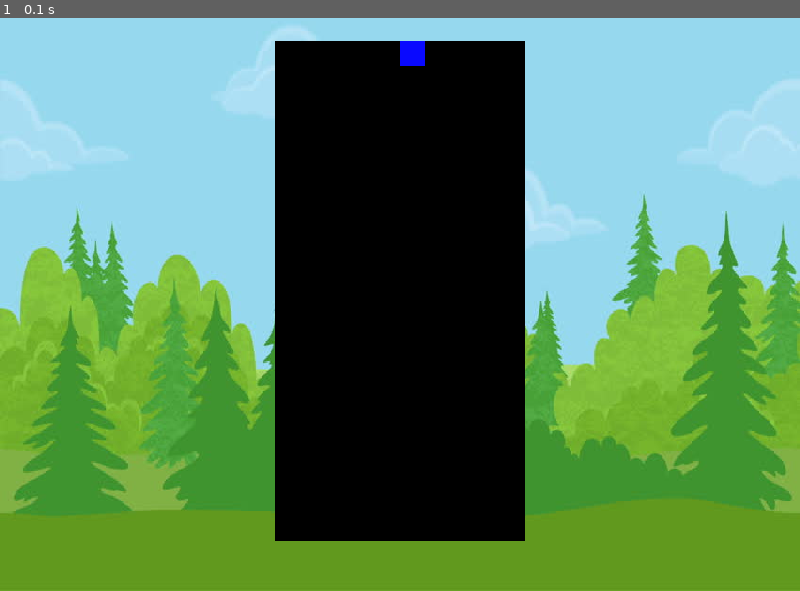
Above: before the commit, frame 1.
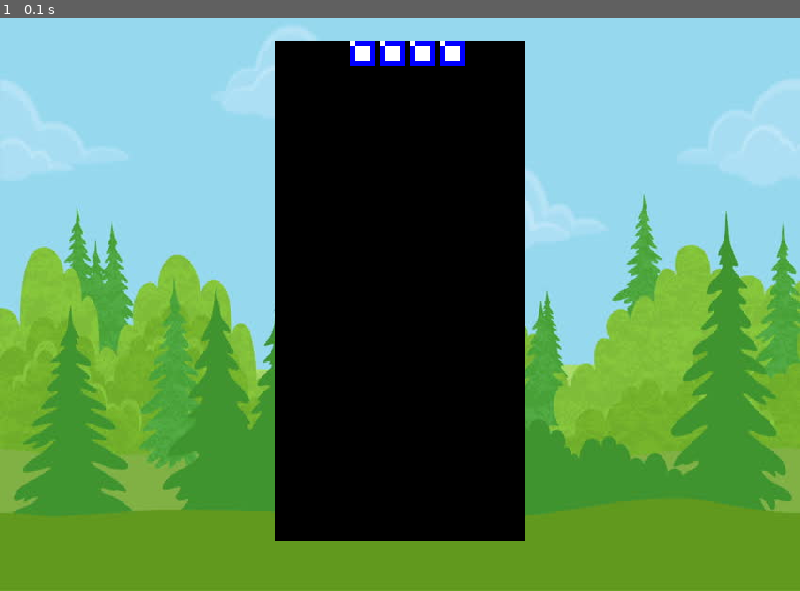
Above: after the commit, the same moment.

Repository: AlderAutomation/PyTetris
Game: pygame game, started from mainapp.py
Same seed, same stepped clock (60 frames per second), same inputs: the game is played once before the commit and once after it.
Inputs:
- Up to frame 1 (0.1 s): no input

The runs differ from the first frame. In frame 1, 0.5% of the frame differs, in the area x 43-59%, y 4-9%.

Commit message:
spawning tetrimos.

Diff:
--- a/mainapp.py
+++ b/mainapp.py
@@ -1,5 +1,6 @@
 import pygame
 import random
+import tetrimos
 
 from pygame import color
 
@@ -18,17 +19,19 @@
 
 
 class piece():
-    def __init__(self) -> None:
-        self.x = 400
-        self.y = 50
-        self.vel = 5
-
+    def __init__(self, shape) -> None:
+        self.vel = 10
+        self.shape = shape
 
     def draw_piece(self):
-        pygame.draw.rect(win, (9,9,255), (self.x, self.y, 25, 25) )
-
-
-
+        if self.shape == "o":
+            tetrimos.ooh(self, win)
+        elif self.shape == "t":
+            tetrimos.tee(self, win)
+        elif self.shape == "i":
+            tetrimos.eye(self, win)
+        else:
+            print("noob")
 
 
 def redraw_win():
@@ -45,11 +48,12 @@
     play_hieght = 500
     pygame.draw.rect(win, (0,0,0), (play_x, play_y, play_width, play_hieght))
 
-square = piece()
+shape = "i"
+square = piece(shape)
 
 
 while run:
-    clock.tick(30)
+    clock.tick(60)
 
     for event in pygame.event.get():
         if event.type == pygame.QUIT:
--- /dev/null
+++ b/tetrimos.py
@@ -0,0 +1,29 @@
+import pygame
+
+
+def ooh(self, win):
+    self.x = 375
+    self.y = 50
+    o_block = pygame.image.load("assets/o_block.png")
+    win.blit(o_block, (self.x, self.y))
+    win.blit(o_block, (self.x + 30, self.y))
+    win.blit(o_block, (self.x, self.y + 30))
+    win.blit(o_block, (self.x + 30, self.y + 30))
+
+def tee(self, win):
+    self.x = 375
+    self.y = 50
+    tee_block = pygame.image.load("assets/t_i_block.png")
+    win.blit(tee_block, (self.x, self.y))
+    win.blit(tee_block, (self.x + 30, self.y))
+    win.blit(tee_block, (self.x + 60, self.y))
+    win.blit(tee_block, (self.x + 30, self.y + 30))
+
+def eye(self, win):
+    self.x = 350
+    self.y = 50
+    eye_block = pygame.image.load("assets/t_i_block.png")
+    win.blit(eye_block, (self.x, self.y))
+    win.blit(eye_block, (self.x + 30, self.y))
+    win.blit(eye_block, (self.x + 60, self.y))
+    win.blit(eye_block, (self.x + 90, self.y))
Binary file added: assets/Screenshot from 2021-09-20 20-42-13.png
Binary file added: assets/o_block.png
Binary file added: assets/t_i_block.png
Not shown, changed: notes.txt
Not shown, added: assets/Tetris (NES) Music - Music 01-KdPevomELLc.webm
